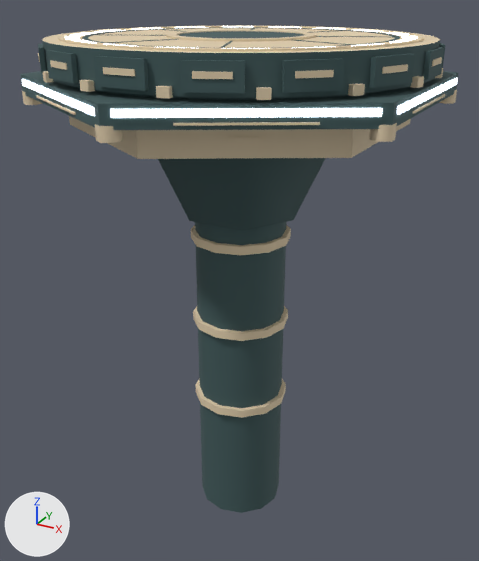
The glTF model assets/kit/labkit/Platform_Relay_v3.glb: old version first, new version second.
Camera for both pictures: a 50 mm camera at (10.62, -19.4, 1.35) aimed at (-0.13, 0.14, -8.42). The lights are fixed; the arrows at lower left show +X, +Y and +Z. The first picture is the older version. Vertices at exactly the same position are counted once.

Objects in the first picture: 'Platform_Relay_v3'.
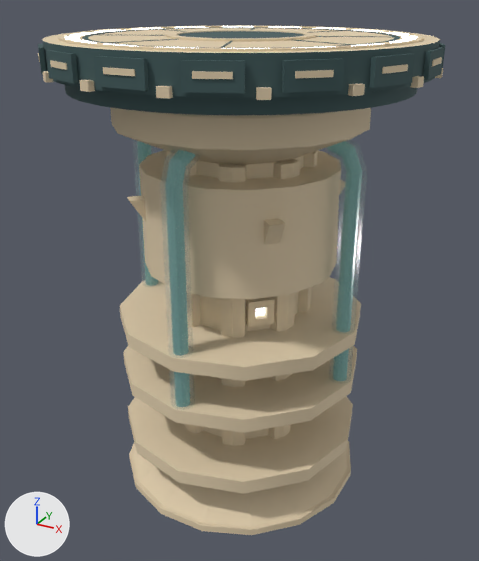
The change, as a list of edits to the scene's bpy script:
```text
Add mat_os_glass:
    mat_os_glass = principled_material('OS_Glass')
    mat_os_glass.base_color = (0.423, 0.591, 0.571)  # light grey #aecac7
    mat_os_glass.roughness = 0.12
    mat_os_glass.alpha = 0.18
Add mat_os_ooze_neutral:
    mat_os_ooze_neutral = principled_material('OS_Ooze_Neutral')
    mat_os_ooze_neutral.base_color = (0.112, 0.254, 0.238)  # cyan #5e8a86
    mat_os_ooze_neutral.roughness = 0.2
    mat_os_ooze_neutral.emission_color = (0.028, 0.0635, 0.0596)  # dark cyan #2f4745
    mat_os_ooze_neutral.emission_strength = 1.0
Change me_platform_relay_v3:
    used by ob_platform_relay_v3; location = (0.0, 0.0, 0.0)
    remove me_platform_relay_v3.from_pydata(...)  # 2574 vertices, 4788 faces; spans x -6.2..6.2, y -7.0..7.0, z -17.7..0.1
    add me_platform_relay_v3.from_pydata(...)  # 3403 vertices, 6032 faces; spans x -6.2..6.2, y -6.2..6.2, z -16.0..0.1
    me_platform_relay_v3 part 1: a new loose piece, a 16-sided cylinder along z spanning x -4.41..4.41, y -4.41..4.41, z -16.05..-15.8, in mat_os_steel (beige #e2cfae)
    me_platform_relay_v3 part 2: a new loose piece, a 12-sided cylinder along z spanning x -4.45..4.45, y -4.45..4.45, z -9.8..-9.3, in mat_os_steel (beige #e2cfae)
    me_platform_relay_v3 part 3: a new loose piece, a 12-sided cylinder along z spanning x -4.45..4.45, y -4.45..4.45, z -11.75..-11.25, in mat_os_steel (beige #e2cfae)
    me_platform_relay_v3 part 4: a new loose piece, a 12-sided cylinder along z spanning x -4.45..4.45, y -4.45..4.45, z -14.25..-13.75, in mat_os_steel (beige #e2cfae)
    me_platform_relay_v3 part 5: a new loose piece, a 16-sided cut cone along z (radius 4.35 at the low end, 2.9 at the high end) spanning x -4.27..4.27, y -4.27..4.27, z -15.8..-15.05, in mat_os_shell (beige #e2cfae)
    me_platform_relay_v3 part 6: the loose piece of 24 vertices spanning x -1.6..1.6, y -1.6..1.6, z -17.7..-5.7 is rebuilt with 32 vertices and now spans x -2.1..2.1, y -2.1..2.1, z -15.1..-3.6, in mat_os_plate (beige #e2cfae)
    me_platform_relay_v3 part 7: the loose piece of 24 vertices spanning x -4.8..4.8, y -5.6..5.6, z -2.7..-1.7 is rebuilt with 64 vertices and now spans x -4.1..4.1, y -4.1..4.1, z -3.5..-1.5
    me_platform_relay_v3 part 8: the loose piece of 12 vertices spanning x -3.4..3.4, y -2.9..2.9, z -5.7..-2.7 is rebuilt with 64 vertices and now spans x -3.3..3.4, y -3.3..3.3, z -7.5..-4.0, in mat_os_light (beige #e2cfae)
    me_platform_relay_v3 part 9: 17 loose pieces with 208 vertices, spanning x -6.1..6.1, y -7.0..7.0, z -13.1..-1.6, are deleted
    me_platform_relay_v3 part 10: 67 vertices moved from x -6.0..5.5, y -5.4..5.8, z -1.5..0.1 to x -6.0..5.5, y -5.4..5.4, z -1.5..0.1; 1101 vertices removed from x -6.1..6.1, y -7.0..7.0, z -1.7..0.1; 1902 vertices added at x -6.0..6.0, y -6.0..6.0, z -15.1..0.1
    add me_platform_relay_v3.materials.append(mat_os_glass)  # light grey #aecac7
    add me_platform_relay_v3.materials.append(mat_os_ooze_neutral)  # cyan #5e8a86
```

Location of each change, (x1, y1, x2, y2) in pixels of the pictures (479 x 561 px; the box of a moved part takes in the faces that stretch with it):
'Platform_Relay_v3', reshaped (7% narrower)
    before: (21, 25, 459, 513)
    after: (38, 25, 445, 535)
part 1 of me_platform_relay_v3, added
    after: (129, 441, 351, 535)
part 2 of me_platform_relay_v3, added
    after: (120, 277, 361, 381)
part 3 of me_platform_relay_v3, added
    after: (123, 346, 357, 433)
part 4 of me_platform_relay_v3, added
    after: (128, 396, 353, 494)
part 5 of me_platform_relay_v3, added
    after: (133, 448, 347, 527)
part 6 of me_platform_relay_v3, rebuilt (mostly hidden afterwards)
    before: (195, 222, 286, 513)
    after: (196, 155, 304, 439)
part 7 of me_platform_relay_v3, rebuilt
    before: (69, 116, 411, 159)
    after: (110, 107, 371, 165)
part 8 of me_platform_relay_v3, rebuilt
    before: (158, 158, 325, 230)
    after: (139, 150, 341, 299)
part 9 of me_platform_relay_v3, deleted
    before: (22, 90, 457, 418)
part 10 of me_platform_relay_v3, moved or reshaped
    before: (21, 25, 459, 130)
    after: (42, 25, 440, 446)
